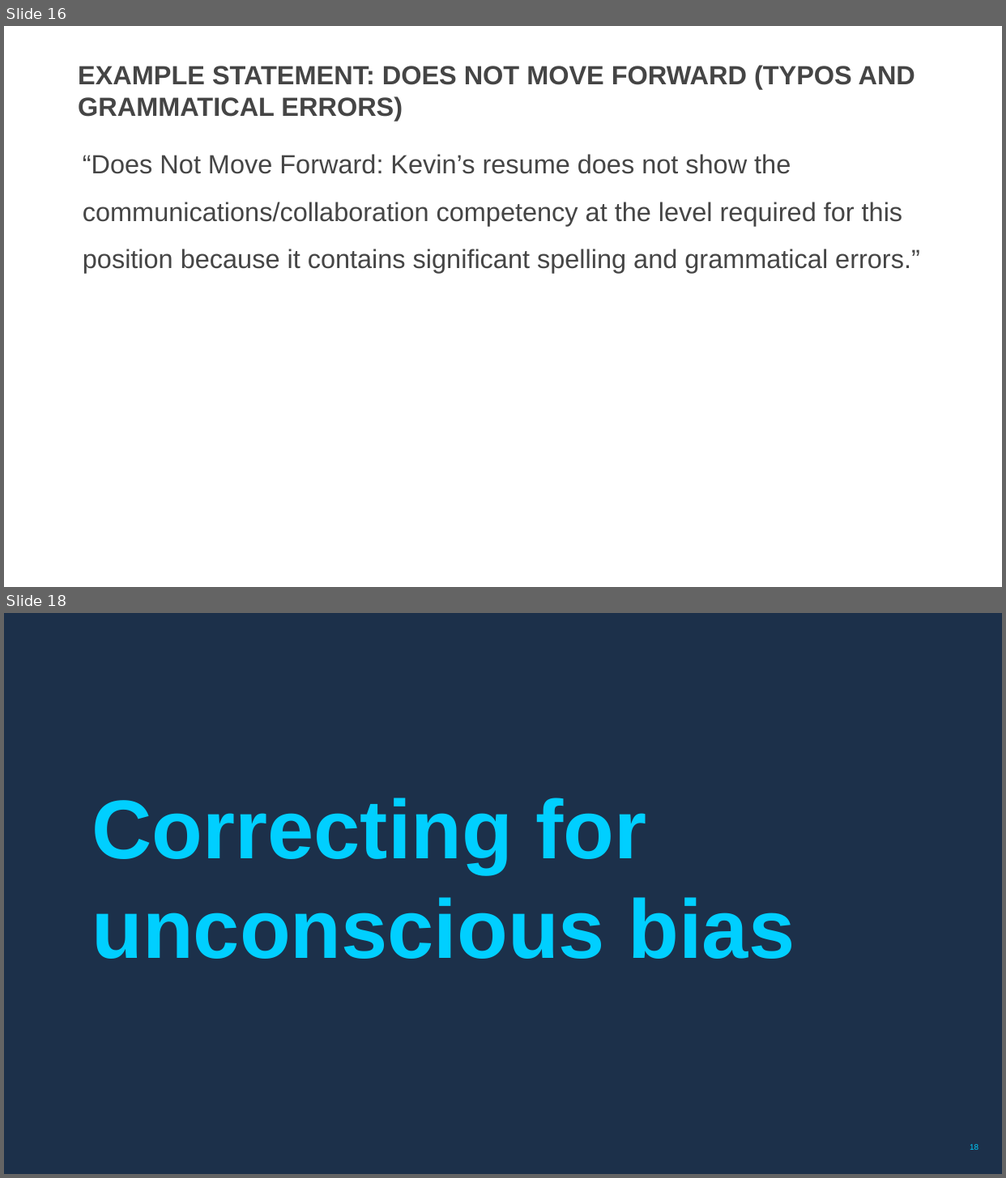
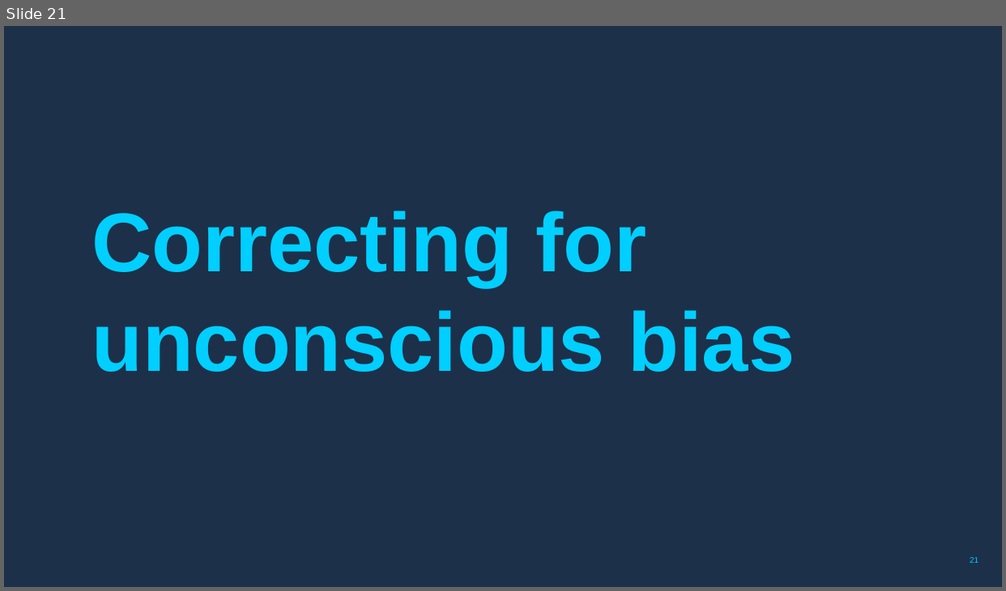
Before and after one commit to usds/SME-QA-Website, a slide deck: toolkit/reviewing-resumes/sme-training-resume-review.pptx. Shown one above the other, each under a label of ours: slides 16 and 18 before the commit, slide 21 after it; the slides between them are not shown. The pictures are 1006x1178 and 1006x591 pixels, drawn with LibreOffice and Linux fonts; fonts in the diff are those of the drawing; background and template pictures are left out. Boxes give left, top, right and bottom in pixels: in the first picture for what was removed or moved away, otherwise in the second. Text is boxed around its words. In the diff, an @@ line names an element or a change of style, - is before the commit and + after.

Commit message:
Update sme-training-resume-review.pptx
Update resume review template

```diff
--- a/toolkit/reviewing-resumes/sme-training-resume-review.pptx
+++ b/toolkit/reviewing-resumes/sme-training-resume-review.pptx
@@ slide 16 removed at (4,26,1002,587), background #FFFFFF @@
@@ title removed at (78,65,915,121) @@
-EXAMPLE STATEMENT: DOES NOT MOVE FORWARD (TYPOS AND GRAMMATICAL ERRORS)
@@ text removed at (83,154,920,273) @@
-“Does Not Move Forward: Kevin’s resume does not show the communications/collaboration competency at the level required for this position because it contains significant spelling and grammatical errors.”
@@ what was slide 18 is now slide 21 @@
@@ page number at (970,557,978,563): text changed @@
-18
+21
```
Also in this commit, not shown: 21 slides changed, 10 slides added, 1 other slide removed.
